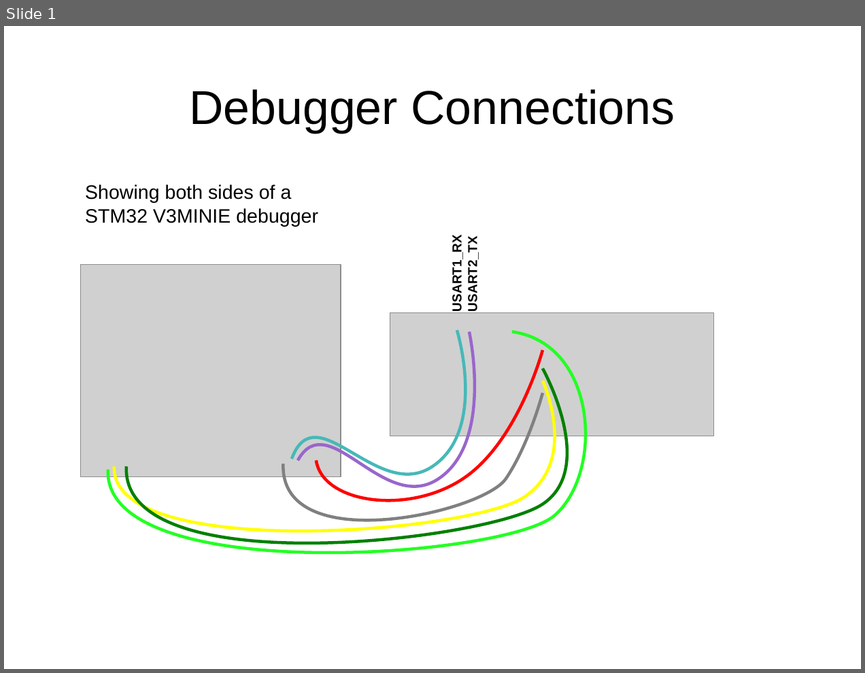
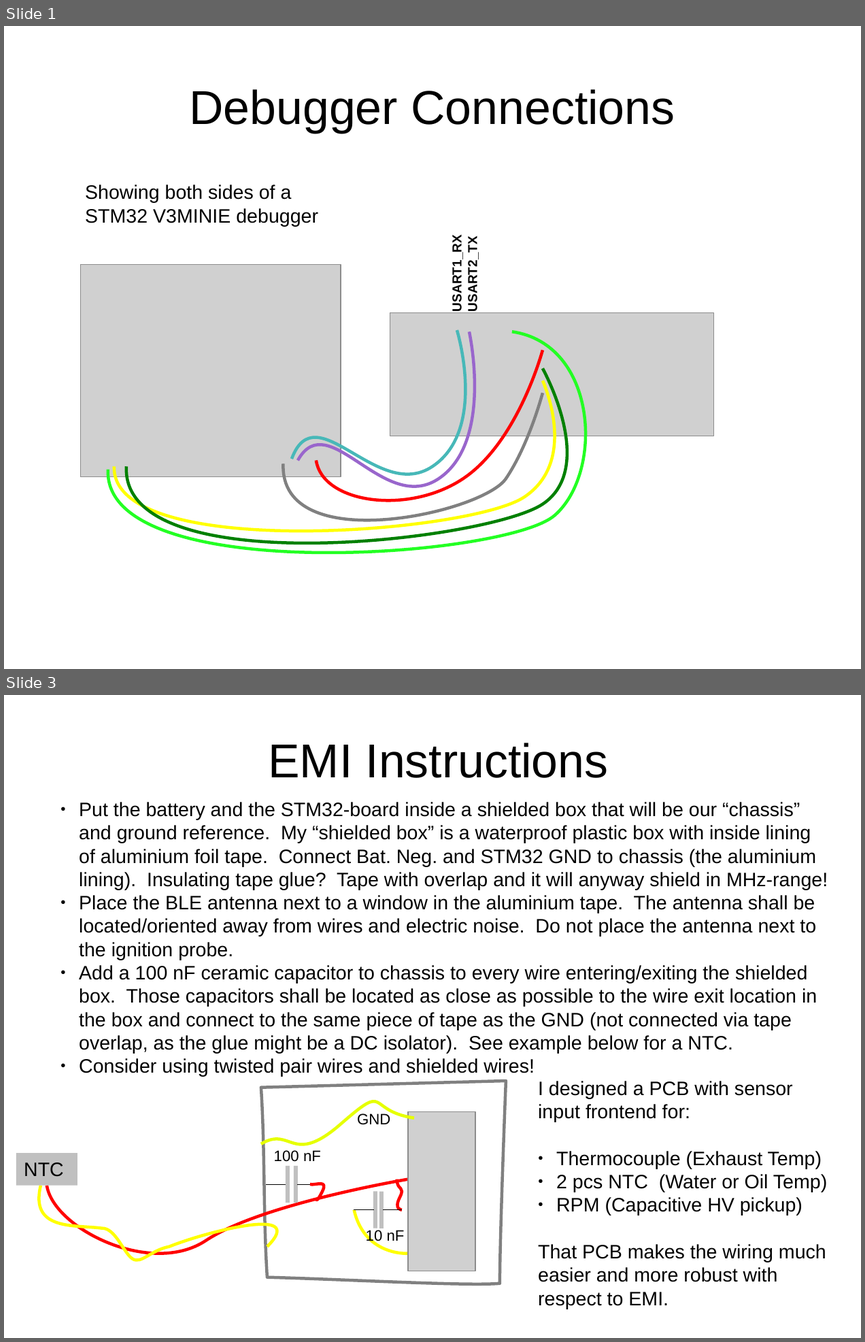
Before and after one commit to 911RSR/RaceTemp_BLE, a slide deck: Wiring for STM32WB BLE.odp. Shown one above the other, each under a label of ours: slide 1 before the commit, slides 1 and 3 after it; the slides between them are not shown. The pictures are 865x673 and 865x1342 pixels, drawn with LibreOffice and Linux fonts; fonts in the diff are those of the drawing; grey boxes stand for pictures. Boxes give left, top, right and bottom in pixels: in the first picture for what was removed or moved away, otherwise in the second. Text is boxed around its words. In the diff, an @@ line names an element or a change of style, - is before the commit and + after.

Commit message:
code cleanup and prepare RPM input

```diff
--- a/Wiring for STM32WB BLE.odp
+++ b/Wiring for STM32WB BLE.odp
@@ slide 3 added at (4, 695, 861, 1338), background #FFFFFF @@
@@ title added at (268, 743, 609, 778), 44 pt, text #000000 @@
+EMI Instructions
@@ text added at (79, 802, 827, 1073), 18 pt, text #000000 @@
+● Put the battery and the STM32-board inside a shielded box that will be our “chassis” and ground reference. My “shielded box” is a waterproof plastic box with inside lining of aluminium foil tape. Connect Bat. Neg. and STM32 GND to chassis (the aluminium lining). Insulating tape glue? Tape with overlap and it will anyway shield in MHz-range!
+● Place the BLE antenna next to a window in the aluminium tape. The antenna shall be located/oriented away from wires and electric noise. Do not place the antenna next to the ignition probe.
+● Add a 100 nF ceramic capacitor to chassis to every wire entering/exiting the shielded box. Those capacitors shall be located as close as possible to the wire exit location in the box and connect to the same piece of tape as the GND (not connected via tape overlap, as the glue might be a DC isolator). See example below for a NTC.
+● Consider using twisted pair wires and shielded wires!
@@ freeform shape added at (261, 1081, 507, 1284), outline #808080 2.83 pt @@
@@ text added at (538, 1081, 827, 1308), 18 pt, text #000000 @@
+I designed a PCB with sensor input frontend for:
+● Thermocouple (Exhaust Temp)
+● 2 pcs NTC (Water or Oil Temp)
+● RPM (Capacitive HV pickup)
+That PCB makes the wiring much easier and more robust with respect to EMI.
@@ freeform shape added at (261, 1101, 415, 1144), outline #E6FF00 2.83 pt @@
@@ text added at (357, 1112, 390, 1125), 14 pt, text #000000 @@
+GND
@@ picture added at (409, 1112, 476, 1271) @@
@@ rectangle added at (16, 1153, 78, 1185), fill #C0C0C0, 18 pt, text #000000 @@
+NTC
@@ text added at (274, 1150, 321, 1161), 14 pt, text #000000 @@
+100 nF
@@ freeform shape added at (47, 1179, 409, 1253), outline #FF0000 2.83 pt @@
@@ line added from (266, 1185) to (286, 1184), #000000 0 pt @@
@@ rectangle added at (286, 1166, 290, 1202), fill #C0C0C0 @@
@@ rectangle added at (294, 1166, 298, 1202), fill #C0C0C0 @@
@@ line added from (298, 1184) to (317, 1184), #000000 0 pt @@
@@ freeform shape added at (310, 1183, 324, 1200), outline #FF0000 2.83 pt @@
@@ freeform shape added at (398, 1179, 402, 1210), outline #FF0000 2.83 pt @@
@@ freeform shape added at (39, 1185, 277, 1260), outline #FFFF00 2.83 pt @@
@@ rectangle added at (373, 1191, 377, 1227), fill #C0C0C0 @@
@@ rectangle added at (379, 1191, 383, 1227), fill #C0C0C0 @@
@@ freeform shape added at (354, 1210, 409, 1253), outline #FFFF00 2.83 pt @@
@@ line added from (354, 1210) to (373, 1209), #000000 0 pt @@
@@ line added from (383, 1210) to (402, 1210), #000000 0 pt @@
@@ text added at (366, 1229, 405, 1244), 14 pt, text #000000 @@
+10 nF
```
Also in this commit, not shown: 2 slides changed, 14 other files.
